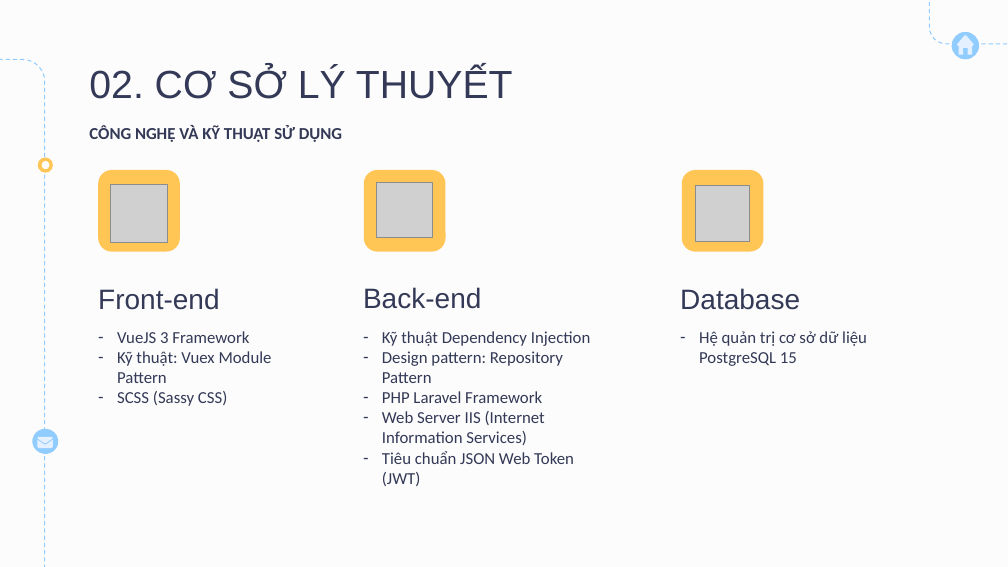
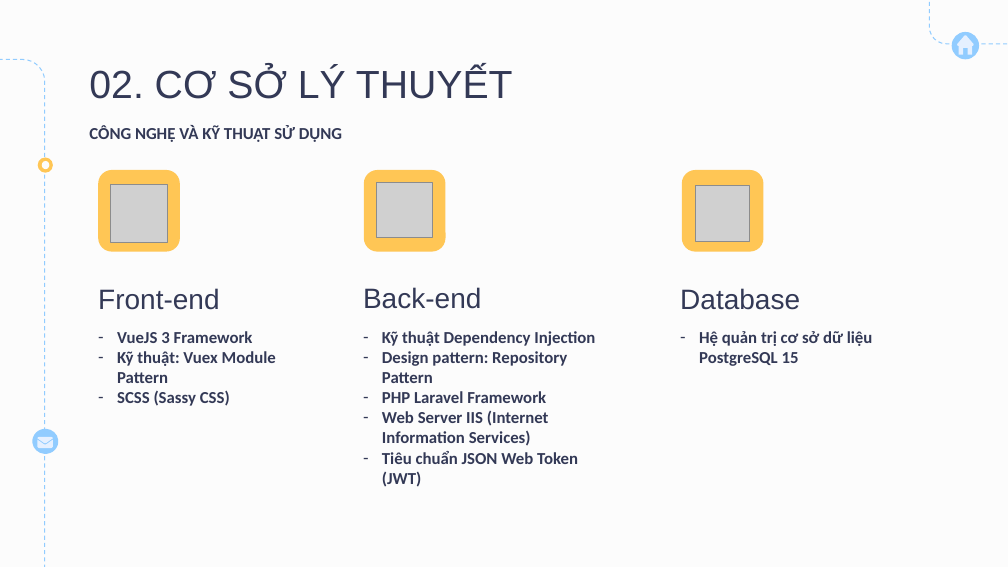
Before and after one commit to thuannc01/tour-management-system, a slide deck: slide 9 of 05_Report/Report/NguyenCongThuan_SLIDE.pptx. Drawn at 1008x567 pixels with LibreOffice and Linux fonts; fonts in the diff are those of the drawing; grey boxes stand for pictures. Boxes give left, top, right and bottom in pixels: in the first picture for what was removed or moved away, otherwise in the second. Text is boxed around its words. In the diff, an @@ line names an element or a change of style, - is before the commit and + after.

```diff
--- a/05_Report/Report/NguyenCongThuan_SLIDE.pptx
+++ b/05_Report/Report/NguyenCongThuan_SLIDE.pptx
@@ bold on in 3 elements at (117,331,276,406), (382,331,595,487), (699,331,873,366) @@
```
Also in this commit, not shown: 5 other slides changed, 8 other files.
